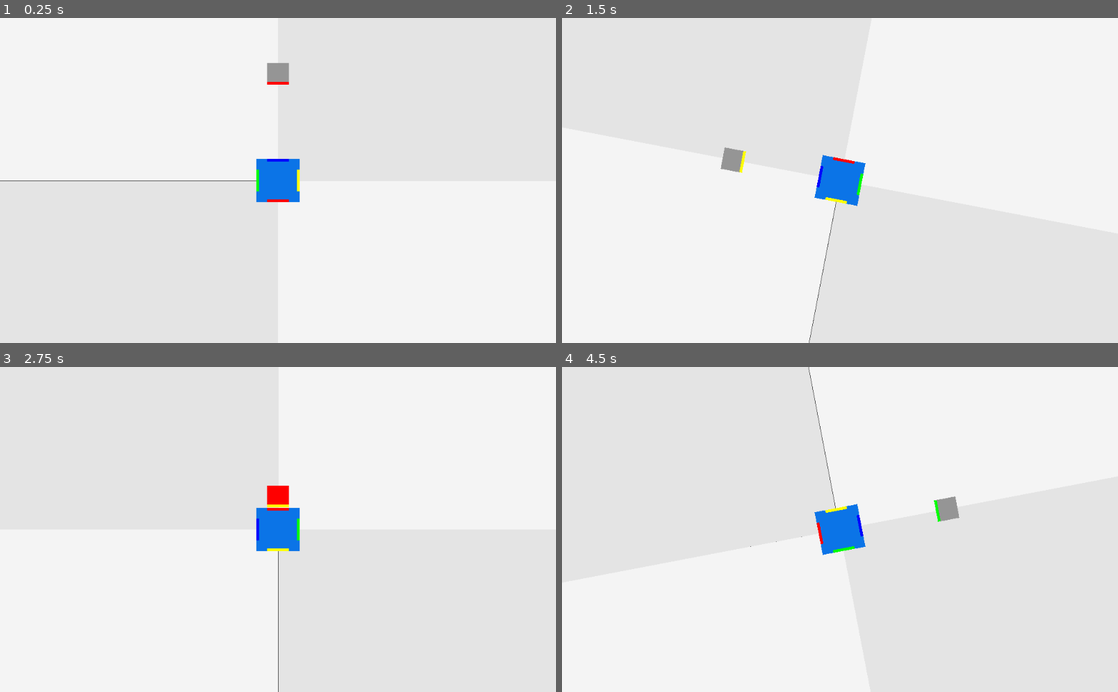
Above: before the commit, frames 1-4 (two rows, left to right).
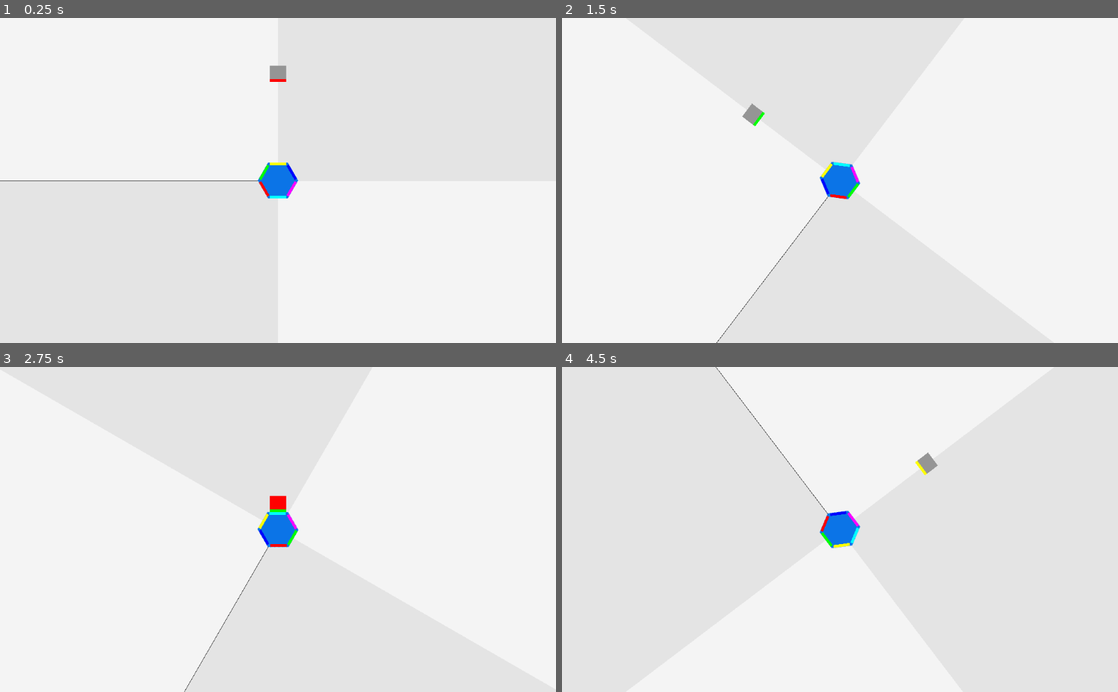
Above: after the commit, the same moments.

Repository: KeatonMueller/polymonous
Game: Godot game, scene res://Scenes/Main/MainScene.tscn
Two runs of this game, one before a commit and one after it. Both use one fixed random seed, a clock stepped at 60 frames per second and the inputs below.
Inputs:
- Up to frame 1 (0.25 s): no input
- Up to frame 2 (1.5 s): tap Enter (new_game) at 0.5, 0.8, 1.35 s; hold Right (rot_right) 0.53-1.28 s; tap S (drop) at 0.6 s; tap Space at 1.25 s; hold Left (rot_left) from 1.28 s (still down)
- Up to frame 3 (2.75 s): tap S (drop) at 1.55, 2.1 s; release Left (rot_left) at 2.03 s; hold Right (rot_right) from 2.03 s (still down); tap Enter (new_game) at 2.3 s
- Up to frame 4 (4.5 s): tap Enter (new_game) at 2.75, 2.85, 3.8, 4.35 s; tap S (drop) at 3.05, 3.6 s; release Right (rot_right) at 3.53 s; hold Left (rot_left) from 3.53 s (still down); tap Space at 4.25 s

The runs differ from the first frame. In frame 1, 0.8% of the frame differs, in the area x 46-54%, y 13-57%; in frame 2, 1.2%, in the area x 27-55%, y 26-100%; in frame 3, 1.0%; in frame 4, 1.2%.

Commit message:
add 5 and 6 sided bases

Diff:
--- a/Scenes/Base/Base.gd
+++ b/Scenes/Base/Base.gd
@@ -1,24 +1,24 @@
 extends StaticBody2D
 
-var num_sides: int = 0;		# must be overriden by child class
-var radius: float = 0.0;	# must be overriden by child class
-var main: Node2D;
-var values: Dictionary = {};
-var rects: Array = [];
-const C = preload("res://Utils/Constants.gd");
+var num_sides: int = 0		# must be overriden by child class
+var radius: float = 0.0		# must be overriden by child class
+var main: Node2D
+var values: Dictionary = {}
+var rects: Array = []
+const C = preload("res://Utils/Constants.gd")
 
 func _ready():
-	main = get_parent();
+	main = get_parent()
 
 func set_values(thetas: Array):
 	if rects.size() == 0:
 		for i in range(num_sides):
-			rects.append(get_node("ColorRect" + str(i)));
-	values = {};
-	var pos_vals = range(num_sides);
+			rects.append(get_node("ColorRect" + str(i)))
+	values = {}
+	var pos_vals = range(num_sides)
 	for i in range(num_sides):
-		var theta = thetas[i + 1];
-		var val = pos_vals[randi() % pos_vals.size()];
-		pos_vals.erase(val);
-		values[theta] = val;
-		rects[i].color = C.COLORS[val];
+		var theta = thetas[i + 1]
+		var val = pos_vals[randi() % pos_vals.size()]
+		pos_vals.erase(val)
+		values[theta] = val
+		rects[i].color = C.COLORS[val]
--- a/Scenes/Base/Base4.gd
+++ b/Scenes/Base/Base4.gd
@@ -1,5 +1,5 @@
 extends "res://Scenes/Base/Base.gd"
 
 func _ready():
-	num_sides = 4;		# number of sides on base
-	radius = 40.0;	    # "radius" ie distance from center to midpoint of side
+	num_sides = 4		# number of sides on base
+	radius = 40.0	    # "radius" ie distance from center to midpoint of side
--- a/Scenes/Base/Base4.tscn
+++ b/Scenes/Base/Base4.tscn
@@ -26,8 +26,6 @@
 [node name="Camera2D" type="Camera2D" parent="."]
 rotating = true
 current = true
-
-[node name="Tween" type="Tween" parent="."]
 
 [node name="ColorRect0" type="ColorRect" parent="."]
 margin_left = -20.0
--- /dev/null
+++ b/Scenes/Base/Base5.gd
@@ -0,0 +1,5 @@
+extends "res://Scenes/Base/Base.gd"
+
+func _ready():
+	num_sides = 5
+	radius = 30.0
--- /dev/null
+++ b/Scenes/Base/Base5.tscn
@@ -0,0 +1,69 @@
+[gd_scene load_steps=3 format=2]
+
+[ext_resource path="res://Textures/Base5.png" type="Texture" id=1]
+[ext_resource path="res://Scenes/Base/Base5.gd" type="Script" id=2]
+
+[node name="Base5" type="StaticBody2D"]
+script = ExtResource( 2 )
+
+[node name="Sprite" type="Sprite" parent="."]
+texture = ExtResource( 1 )
+
+[node name="CollisionPolygon2D" type="CollisionPolygon2D" parent="."]
+build_mode = 1
+polygon = PoolVector2Array( 22.017, -30.7268, 35.4221, 11.0204, 0.313614, 37.4731, -35.1779, 11.0204, -21.9005, -30.7013 )
+
+[node name="Camera2D" type="Camera2D" parent="."]
+scale = Vector2( 1, 1 )
+rotating = true
+current = true
+
+[node name="ColorRect0" type="ColorRect" parent="."]
+margin_left = 17.6181
+margin_top = -30.5125
+margin_right = 22.6181
+margin_bottom = 4.48751
+rect_rotation = 90.0
+__meta__ = {
+"_edit_use_anchors_": false
+}
+
+[node name="ColorRect1" type="ColorRect" parent="."]
+margin_left = 33.7041
+margin_top = 6.38336
+margin_right = 38.7041
+margin_bottom = 41.3834
+rect_rotation = 162.5
+__meta__ = {
+"_edit_use_anchors_": false
+}
+
+[node name="ColorRect2" type="ColorRect" parent="."]
+margin_left = 29.2358
+margin_top = 9.70271
+margin_right = 34.2358
+margin_bottom = 44.7027
+rect_rotation = 54.0
+__meta__ = {
+"_edit_use_anchors_": false
+}
+
+[node name="ColorRect3" type="ColorRect" parent="."]
+margin_left = -31.9169
+margin_top = 13.4051
+margin_right = -26.9169
+margin_bottom = 48.4051
+rect_rotation = -53.0
+__meta__ = {
+"_edit_use_anchors_": false
+}
+
+[node name="ColorRect4" type="ColorRect" parent="."]
+margin_left = -28.9805
+margin_top = 8.04305
+margin_right = -23.9805
+margin_bottom = 43.043
+rect_rotation = -162.0
+__meta__ = {
+"_edit_use_anchors_": false
+}
--- /dev/null
+++ b/Scenes/Base/Base6.gd
@@ -0,0 +1,5 @@
+extends "res://Scenes/Base/Base.gd"
+
+func _ready():
+	num_sides = 6
+	radius = 32.5
--- /dev/null
+++ b/Scenes/Base/Base6.tscn
@@ -0,0 +1,80 @@
+[gd_scene load_steps=3 format=2]
+
+[ext_resource path="res://Textures/Base6.png" type="Texture" id=1]
+[ext_resource path="res://Scenes/Base/Base6.gd" type="Script" id=2]
+
+[node name="StaticBody2D" type="StaticBody2D"]
+script = ExtResource( 2 )
+
+[node name="Sprite" type="Sprite" parent="."]
+position = Vector2( -0.129623, 0 )
+texture = ExtResource( 1 )
+
+[node name="CollisionPolygon2D" type="CollisionPolygon2D" parent="."]
+visible = false
+build_mode = 1
+polygon = PoolVector2Array( 17.9085, -32.4242, 36.5743, 0.500275, 18.427, 33.0358, -18.2566, 32.9062, -37.3112, 0.241028, -17.9973, -32.5538 )
+
+[node name="Camera2D" type="Camera2D" parent="."]
+rotating = true
+current = true
+
+[node name="ColorRect0" type="ColorRect" parent="."]
+margin_left = 15.0
+margin_top = -33.0
+margin_right = 20.0
+margin_bottom = -3.0
+rect_rotation = 90.0
+__meta__ = {
+"_edit_use_anchors_": false
+}
+
+[node name="ColorRect1" type="ColorRect" parent="."]
+margin_left = 34.9621
+margin_top = -3.44579
+margin_right = 39.9621
+margin_bottom = 26.5542
+rect_rotation = 150.0
+__meta__ = {
+"_edit_use_anchors_": false
+}
+
+[node name="ColorRect2" type="ColorRect" parent="."]
+margin_left = 19.9257
+margin_top = 29.4787
+margin_right = 24.9257
+margin_bottom = 59.4787
+rect_rotation = 210.0
+__meta__ = {
+"_edit_use_anchors_": false
+}
+
+[node name="ColorRect3" type="ColorRect" parent="."]
+margin_left = 15.1296
+margin_top = 27.6639
+margin_right = 20.1296
+margin_bottom = 57.6639
+rect_rotation = 90.0
+__meta__ = {
+"_edit_use_anchors_": false
+}
+
+[node name="ColorRect4" type="ColorRect" parent="."]
+margin_left = -15.7208
+margin_top = 27.4047
+margin_right = -10.7208
+margin_bottom = 57.4047
+rect_rotation = 150.0
+__meta__ = {
+"_edit_use_anchors_": false
+}
+
+[node name="ColorRect5" type="ColorRect" parent="."]
+margin_left = -30.7572
+margin_top = -0.853298
+margin_right = -25.7572
+margin_bottom = 29.1467
+rect_rotation = 210.0
+__meta__ = {
+"_edit_use_anchors_": false
+}
--- a/Scenes/Box/Box.gd
+++ b/Scenes/Box/Box.gd
@@ -1,39 +1,39 @@
 extends KinematicBody2D
 
-const C = preload("res://Utils/Constants.gd");
-var color_rect: ColorRect;
-var label: Label;
-var bar: ColorRect;
-var locked: bool = false;
-var radius: float = 20.0; # "radius" ie distance from center to midpoint of side
-var value: int;
-var main: Node2D;
+const C = preload("res://Utils/Constants.gd")
+var color_rect: ColorRect
+var label: Label
+var bar: ColorRect
+var locked: bool = false
+var radius: float = 15.0 # "radius" ie distance from center to midpoint of side
+var value: int
+var main: Node2D
 
 func _ready():
-	main = get_parent();
-	color_rect = get_node("ColorRect");
+	main = get_parent()
+	color_rect = get_node("ColorRect")
 	if not label:
-		label = get_node("Label");
+		label = get_node("Label")
 	if not bar:
-		bar = get_node("Bar");
+		bar = get_node("Bar")
 
 func deactivate():
-	color_rect.color = Color("158786");
-	locked = true;
+	color_rect.color = Color("158786")
+	locked = true
 
 func error():
 	color_rect.color = Color("ff0000")
 
 func set_value(val: int):
 	if not label:
-		label = get_node("Label");
+		label = get_node("Label")
 	if not bar:
-		bar = get_node("Bar");
-	label.text = str(val);
-	value = val;
-	bar.color = C.COLORS[val];
+		bar = get_node("Bar")
+	label.text = str(val)
+	value = val
+	bar.color = C.COLORS[val]
 
 
 func _on_Area2D_body_entered(body):
 	if locked:
-		main.lock_collision(body);
+		main.lock_collision(body)
--- a/Scenes/Box/Box.tscn
+++ b/Scenes/Box/Box.tscn
@@ -3,7 +3,7 @@
 [ext_resource path="res://Scenes/Box/Box.gd" type="Script" id=1]
 
 [sub_resource type="RectangleShape2D" id=1]
-extents = Vector2( 20, 20 )
+extents = Vector2( 15, 15 )
 
 [sub_resource type="Animation" id=2]
 resource_name = "sway_left"
@@ -19,7 +19,7 @@
 "times": PoolRealArray( 0, 0.05, 0.15 ),
 "transitions": PoolRealArray( 1, 1, 1 ),
 "update": 0,
-"values": [ Vector2( -20, -20 ), Vector2( -35, -20 ), Vector2( -20, -20 ) ]
+"values": [ Vector2( -15, -15 ), Vector2( -30, -15 ), Vector2( -15, -15 ) ]
 }
 tracks/1/type = "value"
 tracks/1/path = NodePath("Bar:rect_position")
@@ -31,7 +31,7 @@
 "times": PoolRealArray( 0, 0.05, 0.15 ),
 "transitions": PoolRealArray( 1, 1, 1 ),
 "update": 0,
-"values": [ Vector2( -20, 15 ), Vector2( -35, 15 ), Vector2( -20, 15 ) ]
+"values": [ Vector2( -15, 10 ), Vector2( -30, 10 ), Vector2( -15, 10 ) ]
 }
 
 [sub_resource type="Animation" id=3]
@@ -48,7 +48,7 @@
 "times": PoolRealArray( 0, 0.05, 0.15 ),
 "transitions": PoolRealArray( 1, 1, 1 ),
 "update": 0,
-"values": [ Vector2( -20, -20 ), Vector2( -5, -20 ), Vector2( -20, -20 ) ]
+"values": [ Vector2( -15, -15 ), Vector2( 0, -15 ), Vector2( -15, -15 ) ]
 }
 tracks/1/type = "value"
 tracks/1/path = NodePath("Bar:rect_position")
@@ -60,17 +60,17 @@
 "times": PoolRealArray( 0, 0.05, 0.15 ),
 "transitions": PoolRealArray( 1, 1, 1 ),
 "update": 0,
-"values": [ Vector2( -20, 15 ), Vector2( -5, 15 ), Vector2( -20, 15 ) ]
+"values": [ Vector2( -15, 10 ), Vector2( 0, 10 ), Vector2( -15, 10 ) ]
 }
 
 [node name="Box" type="KinematicBody2D"]
 script = ExtResource( 1 )
 
 [node name="ColorRect" type="ColorRect" parent="."]
-margin_left = -20.0
-margin_top = -20.0
-margin_right = 20.0
-margin_bottom = 20.0
+margin_left = -15.0
+margin_top = -15.0
+margin_right = 15.0
+margin_bottom = 15.0
 rect_pivot_offset = Vector2( 20, 20 )
 color = Color( 0.588235, 0.588235, 0.588235, 1 )
 __meta__ = {
@@ -78,10 +78,10 @@
 }
 
 [node name="Bar" type="ColorRect" parent="."]
-margin_left = -20.0
-margin_top = 15.0
-margin_right = 20.0
-margin_bottom = 20.0
+margin_left = -15.0
+margin_top = 10.0
+margin_right = 15.0
+margin_bottom = 15.0
 color = Color( 0, 0, 0, 1 )
 __meta__ = {
 "_edit_use_anchors_": false
--- a/Scenes/Main/MainScene.gd
+++ b/Scenes/Main/MainScene.gd
@@ -1,84 +1,89 @@
 extends Node2D
 
 # nodes and resources
-const Box = preload("res://Scenes/Box/Box.tscn");
-const Utils = preload("res://Utils/Utils.gd");
-const C = preload("res://Utils/Constants.gd");
-var tw: Tween;
-var base: StaticBody2D;
-var cam: Camera2D;
-var anim: AnimationPlayer;
-var timer: Timer;
+const Box = preload("res://Scenes/Box/Box.tscn")
+const Utils = preload("res://Utils/Utils.gd")
+const C = preload("res://Utils/Constants.gd")
+var tw: Tween
+var base: StaticBody2D
+var cam: Camera2D
+var anim: AnimationPlayer
+var timer: Timer
 
 # current box values
-var curr_box: KinematicBody2D;
-var theta_calc: float;
-var theta_offset: float;
-var theta_display: float;
-var curr_height: float;
-var fall_speed: float;
+var curr_box: KinematicBody2D
+var theta_calc: float
+var theta_offset: float
+var theta_display: float
+var curr_height: float
+var fall_speed: float
 
 # action values
-var drop_vector: Vector2 = Vector2();
-var action_list: Array;
-var next_action: String;
-var last_dir: int;
-var timer_flag: int;
+var drop_vector: Vector2 = Vector2()
+var action_list: Array
+var next_action: String
+var last_dir: int
+var timer_flag: int
 
 # angle values
-var thetas: Array = [];
-var adjacent: Dictionary = {};
-var wrap: Dictionary = {};
+var thetas: Array = []
+var adjacent: Dictionary = {}
+var wrap: Dictionary = {}
 
 # game state values
-var game_over: bool = true;
-var resetting: bool;
-var tweening: bool;
-var dropping: bool;
-var boxes: Dictionary = {};
-var box_values: Array;
-var min_height: float;
+var game_over: bool = true
+var resetting: bool
+var tweening: bool
+var dropping: bool
+var boxes: Dictionary = {}
+var box_values: Array
+var min_height: float
 
 # trash value to satisfy warnings
-var _discard;
+var _discard
 
 func _ready():
-	randomize();
-	tw = get_node("Tween");
-	base = get_node("Base4");
-	cam = base.get_node("Camera2D");
-	timer = get_node("Timer");
-	calc_thetas(base.num_sides);
-	new_game();
+	randomize()
+	tw = get_node("Tween")
+	# base = get_node("Base5")
+	init_base(6)
+	timer = get_node("Timer")
+	new_game()
+
+func init_base(num_sides: int):
+	base = load("res://Scenes/Base/Base" + str(num_sides) + ".tscn").instance()
+	add_child(base)
+	cam = base.get_node("Camera2D")
+	calc_thetas(base.num_sides)
 
 func new_game():
-	game_over = false;
-	tweening = false;
-	dropping = false;
+	game_over = false
+	tweening = false
+	dropping = false
 	# clear out any dropped boxes
 	for theta in boxes.keys():
 		for child in boxes[theta]:
-			child.queue_free();
-		_discard = boxes.erase(theta);
+			child.queue_free()
+		_discard = boxes.erase(theta)
 	# remove curr_box
 	if curr_box:
-		curr_box.queue_free();
+		curr_box.queue_free()
 	# empty action_list
-	action_list = [];
+	action_list = []
 	# reset transforms
-	theta_calc = 0;
-	theta_offset = -PI / 2;
-	theta_display = theta_calc + theta_offset;
-	curr_height = C.INITIAL_HEIGHT;
-	fall_speed = C.INITIAL_FALL_SPEED;
+	theta_calc = 0
+	theta_offset = -PI / 2
+	theta_display = theta_calc + theta_offset
+	curr_height = C.INITIAL_HEIGHT
+	fall_speed = C.INITIAL_FALL_SPEED
 	# reset box and base values
-	box_values = range(base.num_sides);
-	base.set_values(thetas);
+	box_values = range(base.num_sides)
+	base.set_values(thetas)
 	# tween camera back to start (if needed)
-	var d1 = abs(cam.rotation);
-	var d2 = abs(2 * PI - cam.rotation);
+	var d1 = abs(cam.rotation)
+	var d2 = abs(2 * PI - cam.rotation)
 	# pick the shortest distance
-	var target = 0.0 if d1 <= d2 else 2 * PI;
+	var target = 0.0 if d1 <= d2 else 2 * PI
 	if target != cam.rotation:
 		_discard = tw.interpolate_property(
 			cam,
@@ -88,152 +93,161 @@
 			C.CAM_RESET_SPEED,
 			Tween.TRANS_CUBIC,
 			Tween.EASE_IN_OUT
-		);
-		_discard = tw.start();
-		resetting = true;
+		)
+		_discard = tw.start()
+		resetting = true
 	else:
-		resetting = false;
+		resetting = false
 	# add new curr_box
-	new_box();
+	new_box()
 
 func _physics_process(delta):
 	if game_over:
 		if Input.is_action_just_pressed(C.ACTION.NewGame):
-			new_game();
-		return;
+			new_game()
+		return
 	if resetting:
-		return;
+		return
 
 	# check for each action
 	for action in C.ACTION.values():
 		if Input.is_action_just_pressed(action):
-			action_list.append(action);
-			break;
+			action_list.append(action)
+			break
 
 	# perform pending action if idle
 	if action_list.size() > 0 and not tweening and not dropping and curr_height > min_height:
-		next_action = action_list.pop_front();
+		next_action = action_list.pop_front()
 		if next_action == C.ACTION.Left or next_action == C.ACTION.Right:
-			rotate(C.DIRECTION[next_action]);
+			rotate(C.DIRECTION[next_action])
 		elif next_action == C.ACTION.Drop:
-			drop();
+			drop()
 
 	# update curr_box position if tweening
 	if tweening:
-		theta_display = theta_calc + theta_offset;
-		curr_box.position.x = cos(theta_display) * curr_height;
-		curr_box.position.y = sin(theta_display) * curr_height;
+		theta_display = theta_calc + theta_offset
+		curr_box.position.x = cos(theta_display) * curr_height
+		curr_box.position.y = sin(theta_display) * curr_height
 
 	# update curr_box position if dropping
 	if dropping:
-		var move_vector = Vector2(drop_vector);
-		move_vector.x *= delta / C.DROP_SPEED;
-		move_vector.y *= delta / C.DROP_SPEED;
-		if curr_box.move_and_collide(move_vector) != null:
-			dropping = false;
-			lock_box();
+		var move_vector = Vector2(drop_vector)
+		move_vector.x *= delta / C.DROP_SPEED
+		move_vector.y *= delta / C.DROP_SPEED
+		var collision = curr_box.move_and_collide(move_vector)
+		if collision != null:
+			dropping = false
+			lock_box(collision.collider)
 	# make the box fall slowly if not dropping
 	else:
-		curr_height = max(curr_height - delta * fall_speed, min_height);
-		curr_box.position.x = cos(theta_display) * curr_height;
-		curr_box.position.y = sin(theta_display) * curr_height;
+		curr_height = max(curr_height - delta * fall_speed, min_height)
+		curr_box.position.x = cos(theta_display) * curr_height
+		curr_box.position.y = sin(theta_display) * curr_height
 		if curr_height == min_height and not tweening:
-			lock_box();
+			lock_box(base)
 
 func lock_collision(body):
 	if body == curr_box:
-		lock_box();
-
-func lock_box():
-	stop_anim();
+		lock_box()
+
+func lock_box(collided=null):
+	stop_anim()
+
+	# lose if collided with anything except the base
+	if collided != base:
+		game_over = true
+		curr_box.error()
+		return
+
+	# draw flush with base
+	curr_box.position.x = cos(theta_display) * min_height
+	curr_box.position.y = sin(theta_display) * min_height
 
 	# check if dropped in correct place
-	var th = Utils.round(theta_calc);
-	if not base.values.has(th) or base.values[th] != curr_box.value:
-		game_over = true;
-		curr_box.error();
-		return;
+	var th = Utils.round(theta_calc)
+	if base.values[th] != curr_box.value:
+		game_over = true
+		curr_box.error()
+		return
 
 	# deactivate dropped box
-	curr_box.deactivate();
-	curr_box.position.x = cos(theta_display) * min_height;
-	curr_box.position.y = sin(theta_display) * min_height;
+	curr_box.deactivate()
 	# record dropped box
-	var key = Utils.round(theta_display);
+	var key = Utils.round(theta_display)
 	if boxes.has(key):
-		boxes[key].append(curr_box);
+		boxes[key].append(curr_box)
 	else:
-		boxes[key] = [curr_box];
+		boxes[key] = [curr_box]
 	# erase if all are populated
 	if boxes.size() == base.num_sides:
-		box_values = range(base.num_sides);
-		base.set_values(thetas);
-		fall_speed += 5;
+		box_values = range(base.num_sides)
+		base.set_values(thetas)
+		fall_speed += 5
 		# erase on a timer
-		timer.set_wait_time(0.125);
-		timer.start();
-		timer_flag = C.TIMER_ACTION.ClearLayer;
-	new_box();
+		timer.set_wait_time(0.125)
+		timer.start()
+		timer_flag = C.TIMER_ACTION.ClearLayer
+	new_box()
 
 func _on_Timer_timeout():
-	timer.stop();
+	timer.stop()
 	if timer_flag == C.TIMER_ACTION.ClearLayer:
 		for theta in boxes.keys():
-			boxes[theta].pop_front().queue_free();
+			boxes[theta].pop_front().queue_free()
 			if boxes[theta].size() == 0:
-				_discard = boxes.erase(theta);
+				_discard = boxes.erase(theta)
 
 func new_box():
 	# instantiate new box
-	curr_box = Box.instance();
-	anim = curr_box.get_node("AnimationPlayer");
-	curr_height = C.INITIAL_HEIGHT;
-	curr_box.position.x = cos(theta_display) * curr_height;
-	curr_box.position.y = sin(theta_display) * curr_height;
-	curr_box.rotation = theta_calc;
-	call_deferred("add_child", curr_box);
+	curr_box = Box.instance()
+	anim = curr_box.get_node("AnimationPlayer")
+	curr_height = C.INITIAL_HEIGHT
+	curr_box.position.x = cos(theta_display) * curr_height
+	curr_box.position.y = sin(theta_display) * curr_height
+	curr_box.rotation = theta_calc
+	call_deferred("add_child", curr_box)
 	# assign value
-	var value = box_values[randi() % box_values.size()];
-	box_values.erase(value);
-	curr_box.set_value(value);
+	var value = box_values[randi() % box_values.size()]
+	box_values.erase(value)
+	curr_box.set_value(value)
 
 func calc_thetas(num_sides: int):
-	var box = Box.instance();
-	min_height = base.radius + box.radius;
-	box.queue_free();
+	var box = Box.instance()
+	min_height = base.radius + box.radius
+	box.queue_free()
 	# calculate possible thetas for given number of sides
-	var rot_delta = 2 * PI / num_sides;
-	var left_dir = C.DIRECTION[C.ACTION.Left];
-	var right_dir = C.DIRECTION[C.ACTION.Right];
-	adjacent[left_dir] = {};
-	adjacent[right_dir] = {};
-	var theta = -rot_delta;
+	var rot_delta = 2 * PI / num_sides
+	var left_dir = C.DIRECTION[C.ACTION.Left]
+	var right_dir = C.DIRECTION[C.ACTION.Right]
+	adjacent[left_dir] = {}
+	adjacent[right_dir] = {}
+	var theta = -rot_delta
 	# calculate all possible rotation values
 	for _i in range(num_sides + 2):
-		thetas.append(Utils.round(theta));
-		theta += rot_delta;
+		thetas.append(Utils.round(theta))
+		theta += rot_delta
 	# record adjacent thetas
 	for i in range(num_sides + 1):
-		adjacent[right_dir][thetas[i]] = thetas[i + 1];
-		adjacent[left_dir][thetas[i + 1]] = thetas[i];
+		adjacent[right_dir][thetas[i]] = thetas[i + 1]
+		adjacent[left_dir][thetas[i + 1]] = thetas[i]
 	# wrap values to ensure all thetas stay from [0, 2PI]
-	wrap.clear();
-	wrap[thetas[0]] = thetas[num_sides];
-	wrap[thetas[num_sides + 1]] = thetas[1];
+	wrap.clear()
+	wrap[thetas[0]] = thetas[num_sides]
+	wrap[thetas[num_sides + 1]] = thetas[1]
 
 func drop():
 	# initialize drop_vector
-	var dist = curr_box.position.distance_to(base.position);
-	drop_vector.x = cos(theta_display) * -dist;
-	drop_vector.y = sin(theta_display) * -dist;
-	dropping = true;
-	stop_anim();
+	var dist = curr_box.position.distance_to(base.position)
+	drop_vector.x = cos(theta_display) * -dist
+	drop_vector.y = sin(theta_display) * -dist
+	dropping = true
+	stop_anim()
 
 func stop_anim():
 	# reset animation if playing
 	if anim.is_playing():
-		anim.stop();
-		anim.seek(0, true);
+		anim.stop()
+		anim.seek(0, true)
 	# stop tweens if active
 	if tw.is_active():
 		_discard = tw.remove_all()
@@ -246,8 +260,8 @@
 		- camera rotation
 	"""
 	# tween curr_box rotation
-	var box_rot = Utils.round(curr_box.rotation);
-	var next_box_rot = adjacent[rot_dir][box_rot];
+	var box_rot = Utils.round(curr_box.rotation)
+	var next_box_rot = adjacent[rot_dir][box_rot]
 	_discard = tw.interpolate_property(
 		curr_box,
 		"rotation",
@@ -256,10 +270,10 @@
 		C.ROT_SPEED,
 		Tween.TRANS_SINE,
 		Tween.EASE_IN_OUT
-	);
+	)
 	# tween theta_calc (which determines curr_box position)
-	var th = Utils.round(theta_calc);
-	var next_th = adjacent[rot_dir][th];
+	var th = Utils.round(theta_calc)
+	var next_th = adjacent[rot_dir][th]
 	_discard = tw.interpolate_property(
 		self,
 		"theta_calc",
@@ -268,10 +282,10 @@
 		C.ROT_SPEED,
 		Tween.TRANS_SINE,
 		Tween.EASE_IN_OUT
-	);
+	)
 	# tween camera rotation
-	var cam_rot = Utils.round(cam.rotation);
-	var next_cam_rot = adjacent[rot_dir][cam_rot];
+	var cam_rot = Utils.round(cam.rotation)
+	var next_cam_rot = adjacent[rot_dir][cam_rot]
 	_discard = tw.interpolate_property(
 		cam,
 		"rotation",
@@ -280,37 +294,37 @@
 		C.ROT_SPEED,
 		Tween.TRANS_CUBIC,
 		Tween.EASE_OUT
-	);
+	)
 	# start tweening
-	tweening = true;
-	_discard = tw.start();
-	last_dir = rot_dir;
+	tweening = true
+	_discard = tw.start()
+	last_dir = rot_dir
 
 func _on_Tween_tween_completed(object, key):
 	if object == curr_box and key == ":rotation":
 		# wrap rotation if outside of [0, 2PI]
-		var rot = Utils.round(curr_box.rotation);
+		var rot = Utils.round(curr_box.rotation)
 		if wrap.has(rot):
-			curr_box.rotation = wrap[rot];
+			curr_box.rotation = wrap[rot]
 	elif object == self and key == ":theta_calc":
 		# wrap theta_calc if outside of [0, 2PI]
-		var th = Utils.round(theta_calc);
+		var th = Utils.round(theta_calc)
 		if wrap.has(th):
-			theta_calc = wrap[th];
-		theta_display = theta_calc + theta_offset;
+			theta_calc = wrap[th]
+		theta_display = theta_calc + theta_offset
 		# trigger ending animation
 		if last_dir == C.DIRECTION[C.ACTION.Left]:
-			anim.play("sway_left");
+			anim.play("sway_left")
 		elif last_dir == C.DIRECTION[C.ACTION.Right]:
-			anim.play("sway_right");
+			anim.play("sway_right")
 	elif object == cam and key == ":rotation":
 		# wrap rotation if outside of [0, 2PI]
-		var rot = Utils.round(cam.rotation);
+		var rot = Utils.round(cam.rotation)
 		if wrap.has(rot):
-			cam.rotation = wrap[rot];
+			cam.rotation = wrap[rot]
 
 
 func _on_Tween_tween_all_completed():
 	# set all tweening to false
-	tweening = false;
-	resetting = false;
+	tweening = false
+	resetting = false
--- a/Scenes/Main/MainScene.tscn
+++ b/Scenes/Main/MainScene.tscn
@@ -1,6 +1,5 @@
-[gd_scene load_steps=3 format=2]
+[gd_scene load_steps=2 format=2]
 
-[ext_resource path="res://Scenes/Base/Base4.tscn" type="PackedScene" id=1]
 [ext_resource path="res://Scenes/Main/MainScene.gd" type="Script" id=2]
 
 [node name="MainScene" type="Node2D"]
@@ -41,8 +40,6 @@
 __meta__ = {
 "_edit_use_anchors_": false
 }
-
-[node name="Base4" parent="." instance=ExtResource( 1 )]
 
 [node name="Tween" type="Tween" parent="."]
 
--- a/Utils/Constants.gd
+++ b/Utils/Constants.gd
@@ -4,7 +4,7 @@
 	"Right": "rot_right",
 	"Drop": "drop",
 	"NewGame": "new_game",
-};
+}
 
 # directions for a given action
 const DIRECTION = {
@@ -17,16 +17,17 @@
     1: Color("00ff00"),
     2: Color("0000ff"),
     3: Color("ffff00"),
-    4: Color("00ffff")
+    4: Color("00ffff"),
+    5: Color("ff00ff"),
 }
 
 # reasons the timer might expire
-enum TIMER_ACTION {ClearLayer};
+enum TIMER_ACTION {ClearLayer}
 
 # misc constants
-const ROT_SPEED: float = 0.2;			# time for rotation (seconds)
-const CAM_RESET_SPEED: float = 0.75;    # time for camera to reset after each game
-const DROP_SPEED: float = 0.125;		# drop duration in seconds (roughly)
-const INITIAL_HEIGHT: float = 200.0;	# height boxes start at
-const INITIAL_FALL_SPEED: float = 10.0; # initial fall speed of boxes
-const PRECISION: int = 6;               # default rounding precision
+const ROT_SPEED: float = 0.2		    # time for rotation (seconds)
+const CAM_RESET_SPEED: float = 0.75     # time for camera to reset after each game
+const DROP_SPEED: float = 0.125		    # drop duration in seconds (roughly)
+const INITIAL_HEIGHT: float = 200.0	    # height boxes start at
+const INITIAL_FALL_SPEED: float = 10.0  # initial fall speed of boxes
+const PRECISION: int = 6                # default rounding precision
--- a/Utils/Utils.gd
+++ b/Utils/Utils.gd
@@ -1,5 +1,5 @@
-const C = preload("res://Utils/Constants.gd");
+const C = preload("res://Utils/Constants.gd")
 
 # round number to specified number of digits
 static func round(num: float, precision=C.PRECISION):
-    return stepify(num, pow(10, -precision));
+    return stepify(num, pow(10, -precision))
Not shown: 1 places in Scenes/Box/Box.tscn that only renumber resources
Binary file added: Textures/Base5.png
Not shown, added: Textures/Base5.png.import
Binary file added: Textures/Base6.png
Not shown, added: Textures/Base6.png.import
